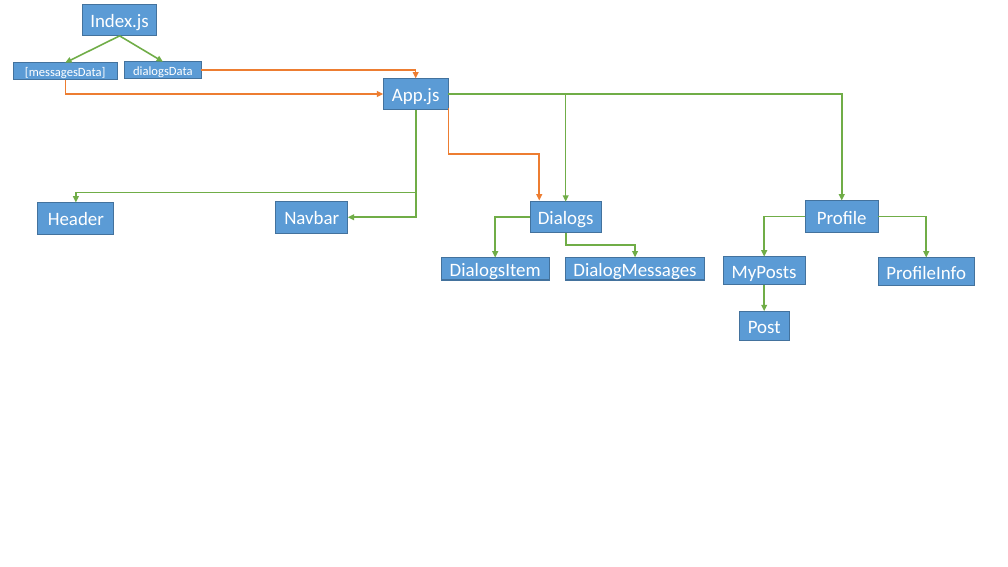
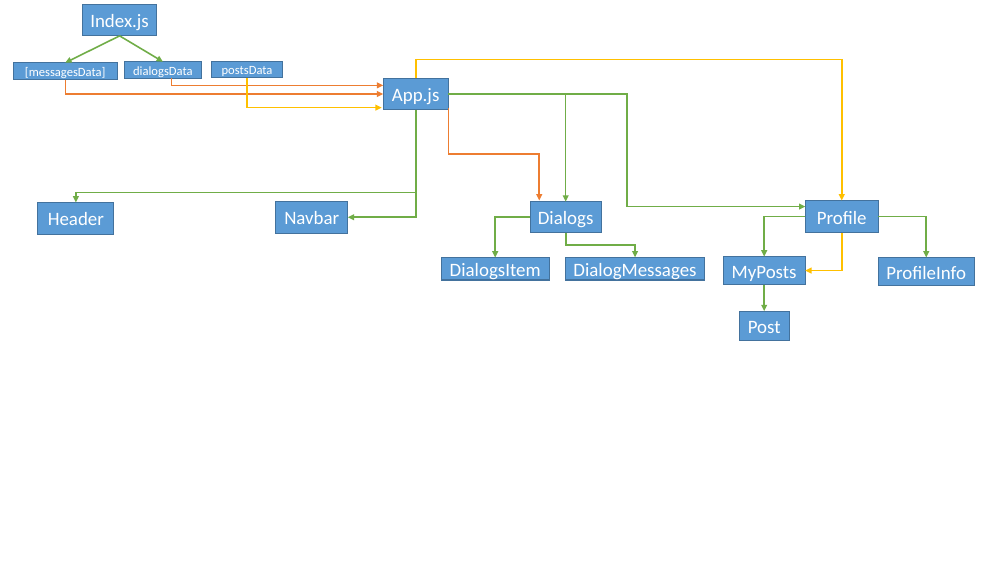
Before and after one commit to Parveeezy/React-app-social, a slide deck: slide 1 of nesting map.pptx (slide 2 before the commit). Drawn at 1008x567 pixels with LibreOffice and Linux fonts; fonts in the diff are those of the drawing. Boxes give left, top, right and bottom in pixels: in the first picture for what was removed or moved away, otherwise in the second. Text is boxed around its words. In the diff, an @@ line names an element or a change of style, - is before the commit and + after.

Commit message:
move data array postsData to index.js

```diff
--- a/nesting map.pptx
+++ b/nesting map.pptx
@@ elbow arrow moved from (201, 70) - (416, 79) to (172, 78) - (383, 85) @@
@@ rectangle added at (212, 62, 283, 78), fill #5B9BD5, outline #43739E 1 pt, 12 pt, text #FFFFFF @@
+postsData
@@ elbow arrow added from (247, 78) to (382, 107), #FFC000 1.5 pt @@
@@ elbow arrow added from (416, 79) to (842, 200), #FFC000 1.5 pt @@
@@ elbow arrow moved from (448, 94) - (842, 200) to (448, 94) - (805, 206) @@
@@ elbow arrow added from (842, 233) to (805, 271), #FFC000 1.5 pt @@
```
Also in this commit, not shown: 1 slide removed, 4 other files.
